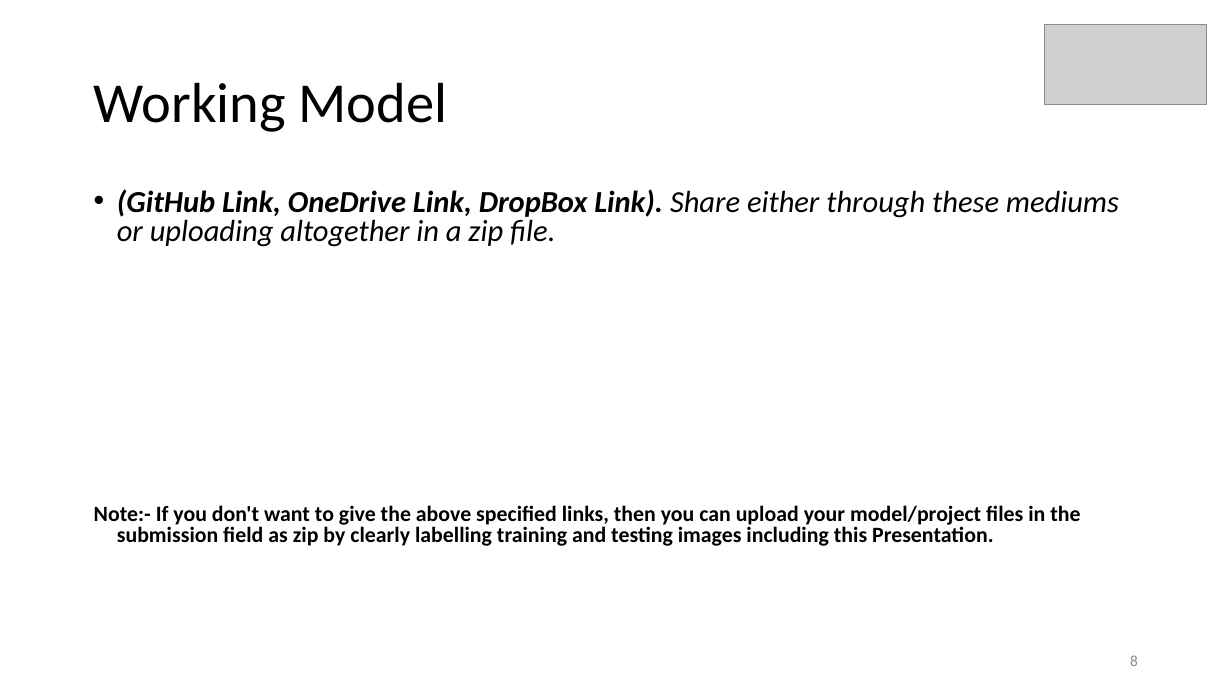
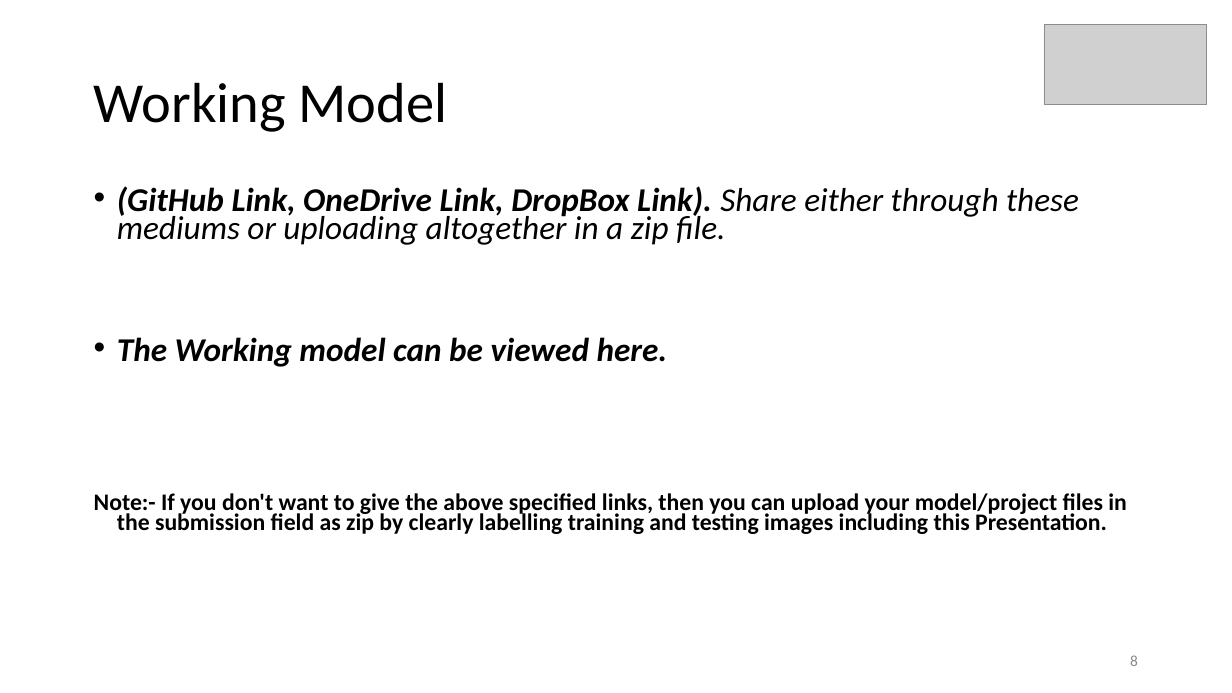
Before and after one commit to Yuvraj-kadale/Sauber, a slide deck: slide 8 of Team sauber.ppt. Drawn at 1232x693 pixels with LibreOffice and Linux fonts; fonts in the diff are those of the drawing; grey boxes stand for pictures. Boxes give left, top, right and bottom in pixels: in the first picture for what was removed or moved away, otherwise in the second. Text is boxed around its words. In the diff, an @@ line names an element or a change of style, - is before the commit and + after.

```diff
--- a/Team sauber.ppt
+++ b/Team sauber.ppt
@@ text at [94, 186, 1127, 534]: size 23.8 to 25.9 pt in "(GitHub Link, OneDrive Link, DropBox Link). Share ..."; size 17 to 18.5 pt in "Note:- If you don't want to give ..."; line spacing 0.8 to 0.7 @@
@@ text at [117, 337, 668, 367]: paragraph added @@
+• The Working model can be viewed here.
```
Also in this commit, not shown: 3 other slides changed, 2 slides added, 2 slides removed.
